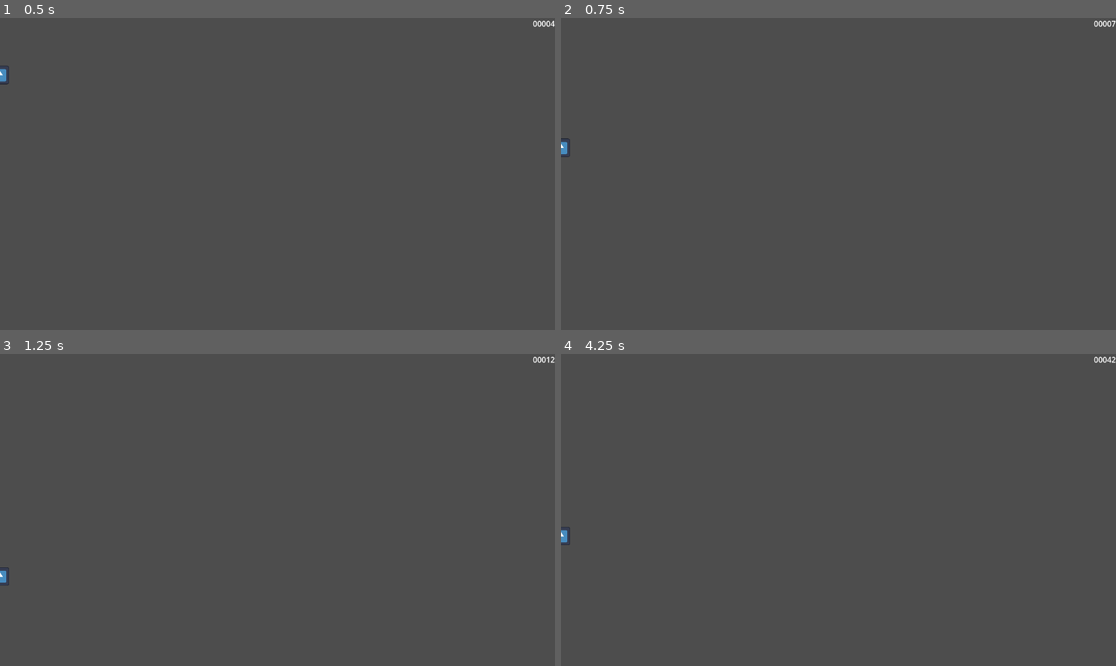
Above: before the commit, frames 1-4 (two rows, left to right).
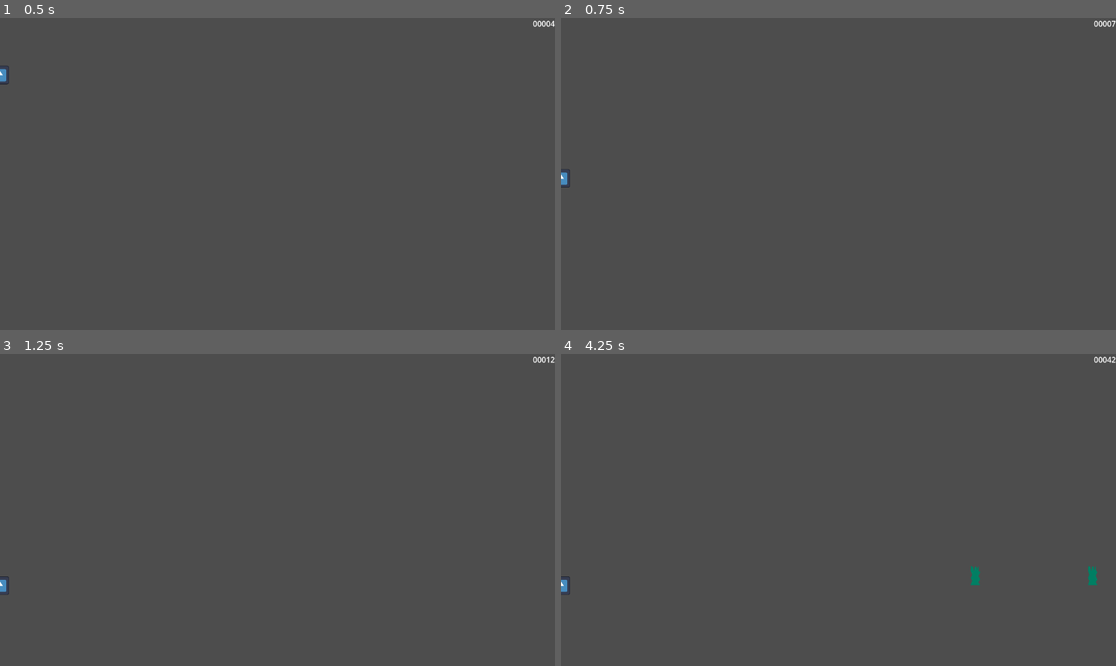
Above: after the commit, the same moments.

Repository: fabrica-santos/dinogame
Game: Godot game, scene res://scene/main.tscn
Two runs of this game, one before a commit and one after it. Both use one fixed random seed, a clock stepped at 60 frames per second and the inputs below. The engine's default icon, where the game draws it, is replaced by a stand-in: a white triangle on a blue panel in a dark square.
Inputs:
- Up to frame 1 (0.5 s): no input
- Up to frame 2 (0.75 s): hold Down (crouch) from 0.53 s (still down)
- Up to frame 3 (1.25 s): keep holding Down (crouch); tap Space (jump) at 0.77 s
- Up to frame 4 (4.25 s): tap Enter at 1.25 s; release Down (crouch) at 1.28 s; tap Down (crouch) at 1.35, 2.85 s; tap Space (jump) at 1.52, 2.75, 3.02, 3.77 s; hold Down (crouch) 2.03-2.78 s; hold Down (crouch) from 3.53 s (still down)

Frame 1 is identical in both runs. In frame 2, 0.1% of the frame differs, in the area x 0-2%, y 38-55%; in frame 3, less than 0.1%; in frame 4, 0.3%, in the area x 0-97%, y 55-78%.

Commit message:
Collision and game over screen

Diff:
--- a/project.godot
+++ b/project.godot
@@ -14,6 +14,10 @@
 run/main_scene="res://scene/main.tscn"
 config/features=PackedStringArray("4.3", "Forward Plus")
 config/icon="res://icon.svg"
+
+[autoload]
+
+EventBus="*res://script/event_bus.gd"
 
 [input]
 
--- /dev/null
+++ b/scene/game_over.tscn
@@ -0,0 +1,36 @@
+[gd_scene load_steps=2 format=3 uid="uid://34hd4idevgqb"]
+
+[ext_resource type="Script" path="res://script/game_over_screen.gd" id="1_1enf6"]
+
+[node name="GameOver" type="Control"]
+layout_mode = 3
+anchors_preset = 15
+anchor_right = 1.0
+anchor_bottom = 1.0
+grow_horizontal = 2
+grow_vertical = 2
+script = ExtResource("1_1enf6")
+
+[node name="VBox" type="VBoxContainer" parent="."]
+layout_mode = 1
+anchors_preset = 8
+anchor_left = 0.5
+anchor_top = 0.5
+anchor_right = 0.5
+anchor_bottom = 0.5
+offset_left = -43.5
+offset_top = -29.0
+offset_right = 43.5
+offset_bottom = 29.0
+grow_horizontal = 2
+grow_vertical = 2
+
+[node name="GameOverLabel" type="Label" parent="VBox"]
+layout_mode = 2
+text = "Game Over"
+
+[node name="RestartButton" type="Button" parent="VBox"]
+layout_mode = 2
+text = "Restart"
+
+[connection signal="pressed" from="VBox/RestartButton" to="." method="_on_restart_button_pressed"]
--- a/scene/main.tscn
+++ b/scene/main.tscn
@@ -1,9 +1,10 @@
-[gd_scene load_steps=7 format=3 uid="uid://b07xox2y14wss"]
+[gd_scene load_steps=8 format=3 uid="uid://b07xox2y14wss"]
 
 [ext_resource type="Script" path="res://script/main.gd" id="1_00oj4"]
 [ext_resource type="Texture2D" uid="uid://briet6go52trq" path="res://icon.svg" id="1_drv7a"]
 [ext_resource type="Script" path="res://script/player.gd" id="1_on31g"]
 [ext_resource type="Script" path="res://script/obstacle_spawner.gd" id="4_cnqv3"]
+[ext_resource type="PackedScene" uid="uid://34hd4idevgqb" path="res://scene/game_over.tscn" id="4_g5u6w"]
 
 [sub_resource type="RectangleShape2D" id="RectangleShape2D_fot1o"]
 size = Vector2(38, 38)
@@ -20,7 +21,7 @@
 scale = Vector2(0.3, 0.3)
 texture = ExtResource("1_drv7a")
 
-[node name="CollisionShape2D" type="CollisionShape2D" parent="Player"]
+[node name="Collider" type="CollisionShape2D" parent="Player"]
 shape = SubResource("RectangleShape2D_fot1o")
 
 [node name="Floor" type="StaticBody2D" parent="."]
@@ -46,14 +47,17 @@
 text = "00000"
 horizontal_alignment = 2
 
+[node name="GameOver" parent="CanvasLayer" instance=ExtResource("4_g5u6w")]
+
 [node name="ObstacleSpawner" type="Marker2D" parent="."]
 position = Vector2(1307, 480)
 gizmo_extents = 30.0
 script = ExtResource("4_cnqv3")
 
 [node name="ObstacleTimer" type="Timer" parent="ObstacleSpawner"]
-wait_time = 5.0
+wait_time = 2.0
 
 [connection signal="timeout" from="ScoreTick" to="." method="_on_score_tick_timeout"]
+[connection signal="obstacle_collided" from="ObstacleSpawner" to="." method="_on_obstacle_collided"]
 [connection signal="speed_requested" from="ObstacleSpawner" to="." method="_on_speed_requested"]
 [connection signal="timeout" from="ObstacleSpawner/ObstacleTimer" to="ObstacleSpawner" method="_on_obstacle_timer_timeout"]
--- a/scene/obstacle.tscn
+++ b/scene/obstacle.tscn
@@ -15,3 +15,5 @@
 [node name="Polygon2D" type="Polygon2D" parent="."]
 color = Color(0, 0.498888, 0.389612, 1)
 polygon = PackedVector2Array(-10, 0, -7, -9, -10, -15, -7, -21, -10, -31, -9, -40, -5, -38, -3, -29, -1, -39, 2, -38, 3, -31, 6, -40, 7, -29, 10, -27, 6, -19, 10, -12, 6, -6, 10, 0)
+
+[connection signal="body_entered" from="." to="." method="_on_body_entered"]
--- /dev/null
+++ b/script/event_bus.gd
@@ -0,0 +1,4 @@
+extends Node
+
+signal game_finished
+signal game_restarted
--- /dev/null
+++ b/script/game_over_screen.gd
@@ -0,0 +1,10 @@
+extends Control
+
+
+func _ready() -> void:
+	hide()
+	EventBus.game_finished.connect(show)
+
+
+func _on_restart_button_pressed() -> void:
+	EventBus.game_restarted.emit()
--- a/script/main.gd
+++ b/script/main.gd
@@ -2,13 +2,40 @@
 
 @export var game_speed: float = 200
 
-var score: int = 0
+var score: int = 0:
+	set(value):
+		score = value
+		if score % 100 == 0:
+			celebrate_good_times_cmon()
+
+var is_celebrating: bool = false
+
+func _ready() -> void:
+	EventBus.game_restarted.connect(_on_game_restarted)
 
 
 func _on_score_tick_timeout() -> void:
 	score += 1
+	if is_celebrating:
+		return
 	%ScoreLabel.text = str(score).pad_zeros(5)
 
 
 func _on_speed_requested(obstacle: Variant) -> void:
 	obstacle.speed = game_speed
+
+
+func _on_obstacle_collided() -> void:
+	# Mais lógica
+	EventBus.game_finished.emit()
+
+
+func _on_game_restarted() -> void:
+	get_tree().reload_current_scene()
+
+
+func celebrate_good_times_cmon() -> void:
+	is_celebrating = true
+	%ScoreLabel.text = str(score).pad_zeros(5)
+	await get_tree().create_timer(2.0).timeout
+	is_celebrating = false
--- a/script/obstacle.gd
+++ b/script/obstacle.gd
@@ -1,7 +1,13 @@
 extends Area2D
+
+signal collided
 
 @export var speed: float = 0
 
 
 func _physics_process(delta: float) -> void:
 	position.x -= speed * delta
+
+
+func _on_body_entered(body: Node2D) -> void:
+	collided.emit()
--- a/script/obstacle_spawner.gd
+++ b/script/obstacle_spawner.gd
@@ -1,6 +1,7 @@
 extends Marker2D
 
 signal speed_requested(new_speed)
+signal obstacle_collided
 
 const OBSTACLE = preload("res://scene/obstacle.tscn")
 
@@ -22,4 +23,4 @@
 	var _obstacle = OBSTACLE.instantiate()
 	add_child(_obstacle)
 	speed_requested.emit(_obstacle)
-	print(_obstacle.speed)
+	_obstacle.collided.connect(obstacle_collided.emit)
--- a/script/player.gd
+++ b/script/player.gd
@@ -1,12 +1,25 @@
 extends CharacterBody2D
+
+@onready var collider: CollisionShape2D = $Collider
+
+var fall_speed_multiplier: float = 1.0
+
+
+func _unhandled_input(event: InputEvent) -> void:
+	if event.is_action_pressed("crouch"):
+		collider.scale.y = 0.5
+		collider.position.y = -9.5
+		fall_speed_multiplier = 4.0
+	if event.is_action_released("crouch"):
+		collider.scale.y = 1.0
+		collider.position.y = 0
+		fall_speed_multiplier = 1.0
 
 
 func _physics_process(delta: float) -> void:
-	velocity.y += get_gravity().y * delta
+	velocity.y += get_gravity().y * delta * fall_speed_multiplier
 
 	if Input.is_action_just_pressed("jump") and is_on_floor():
 		velocity.y = -400
 
-
-
 	move_and_slide()
